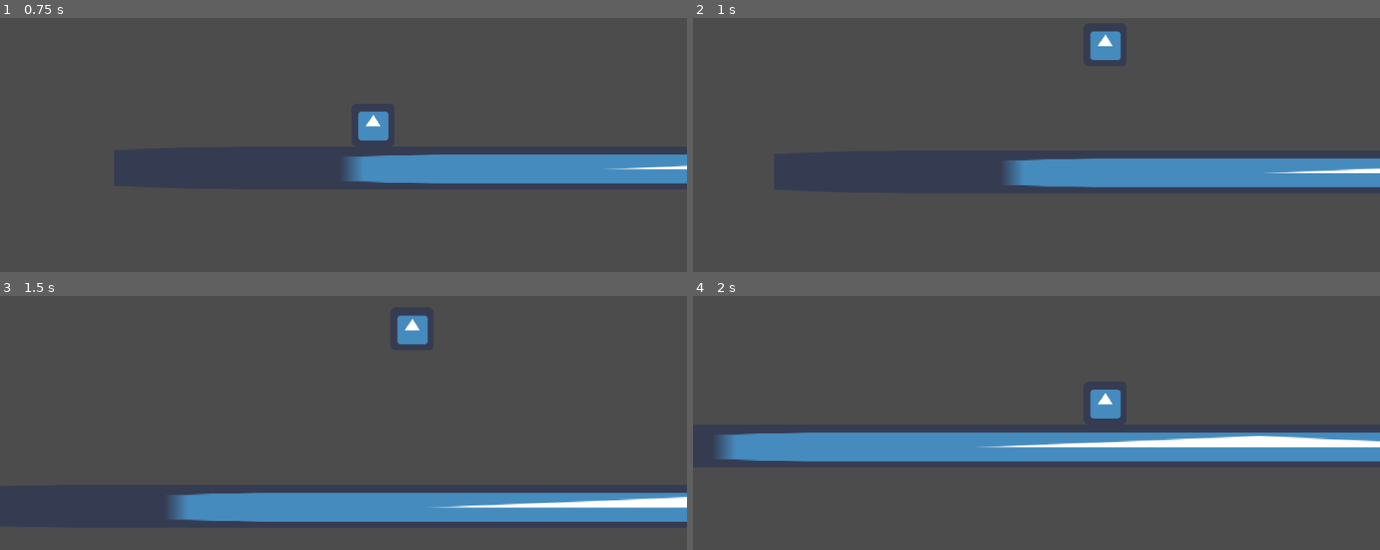
Above: before the commit, frames 1-4 (two rows, left to right).
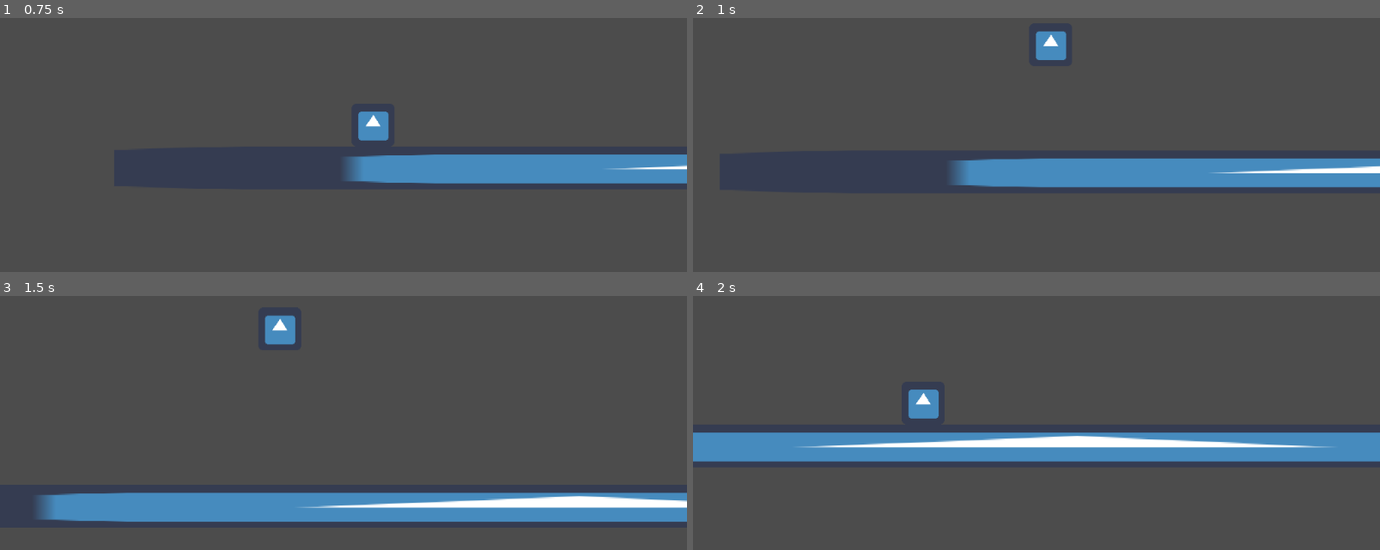
Above: after the commit, the same moments.

Repository: fredgreen182/SkatePlat
Game: Godot game, scene res://TestLevel.tscn
The game is run twice, just before and just after one commit, with the same random seed, the same clock (stepped at 60 frames per second) and the same inputs. The engine's default icon, where the game draws it, is replaced by a stand-in: a white triangle on a blue panel in a dark square.
Inputs:
- Up to frame 1 (0.75 s): hold Right (ui_right) from 0.53 s (still down)
- Up to frame 2 (1 s): keep holding Right (ui_right); tap Space (jump) at 0.77 s
- Up to frame 3 (1.5 s): keep holding Right (ui_right)
- Up to frame 4 (2 s): keep holding Right (ui_right); tap Space (jump) at 1.52 s

Frame 1 is identical in both runs. In frame 2, 2.5% of the frame differs, in the area x 37-100%, y 5-67%; in frame 3, 4.5%, in the area x 5-100%, y 7-89%; in frame 4, 3.9%.

Commit message:
Camera offset

Diff:
--- a/Camera2D.gd
+++ b/Camera2D.gd
@@ -7,15 +7,34 @@
 const ZOOM_SPEED = 0.015
 const MIN_ZOOM = 1.5
 const MAX_ZOOM = 1
+const MAX_OFFSET = 400
 
-var player_speed
+var player_motion
 var custom_zoom = MAX_ZOOM
+var custom_offset = 0
+var current_offset
 
 func _process(delta):
-	player_speed = abs(get_node("..").motion.x)
-	if(player_speed>1000):
+	player_motion = get_node("..").motion
+	change_position(player_motion)
+	change_zoom(abs(player_motion.x))
+
+
+func change_position(motion):
+	current_offset = get_offset()
+	if(motion.x>400):
+		custom_offset = lerp(current_offset.x,MAX_OFFSET,ZOOM_SPEED)
+		set_offset(Vector2(custom_offset,current_offset.y))
+	elif(motion.x<-400):
+		custom_offset = lerp(current_offset.x,-MAX_OFFSET,ZOOM_SPEED)
+		set_offset(Vector2(custom_offset,current_offset.y))
+	elif(motion.x>-200||motion.x<200):
+		custom_offset = lerp(current_offset.x,0,ZOOM_SPEED)
+		set_offset(Vector2(custom_offset,current_offset.y))
+
+func change_zoom(speed):
+	if(speed>1000):
 		custom_zoom = lerp(custom_zoom, MIN_ZOOM, ZOOM_SPEED)
-	if(player_speed<1000):
+	if(speed<800):
 		custom_zoom = lerp(custom_zoom, MAX_ZOOM, ZOOM_SPEED)
 	set_zoom(Vector2(custom_zoom,custom_zoom))
-	print(get_zoom())
--- a/TestLevel.tscn
+++ b/TestLevel.tscn
@@ -85,7 +85,7 @@
 drag_margin_h_enabled = true
 drag_margin_v_enabled = true
 smoothing_enabled = false
-smoothing_speed = 10.0
+smoothing_speed = 1.0
 offset_v = 0.0
 offset_h = 0.0
 drag_margin_left = 0.2
@@ -96,7 +96,7 @@
 editor_draw_limits = false
 editor_draw_drag_margin = true
 script = ExtResource( 3 )
-_sections_unfolded = [ "Editor" ]
+_sections_unfolded = [ "Drag Margin", "Editor" ]
 __meta__ = {
 "_edit_lock_": true
 }
